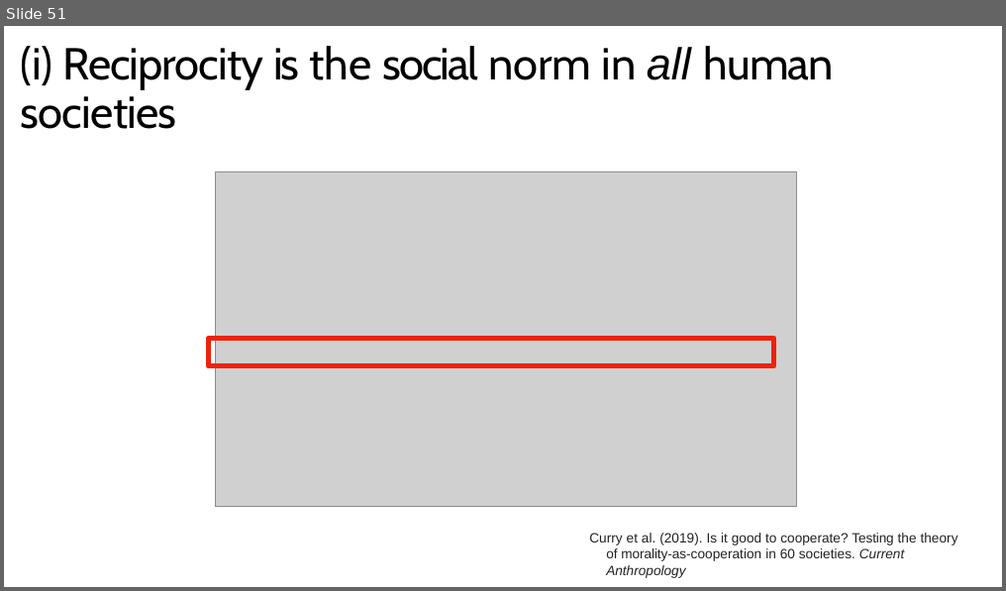
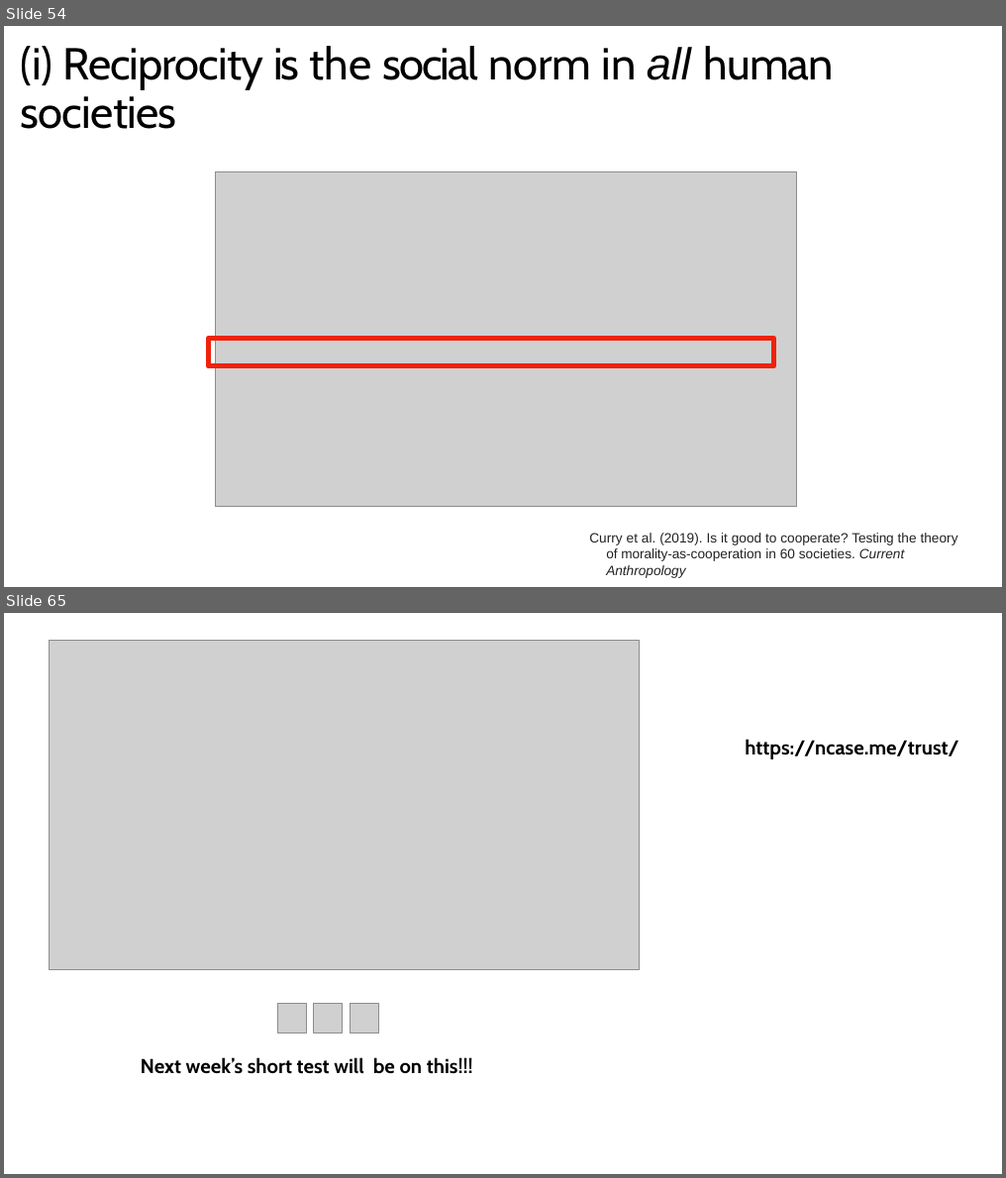
Before and after one commit to aminelasso/SOC501-2026, a slide deck: Week 3/Week 3.pptx. Shown one above the other, each under a label of ours: slide 51 before the commit, slides 54 and 65 after it; the slides between them are not shown. The pictures are 1006x591 and 1006x1178 pixels, drawn with LibreOffice and Linux fonts; fonts in the diff are those of the drawing; grey boxes stand for pictures. Boxes give left, top, right and bottom in pixels: in the first picture for what was removed or moved away, otherwise in the second. Text is boxed around its words. In the diff, an @@ line names an element or a change of style, - is before the commit and + after.

Commit message:
updated week 3

```diff
--- a/Week 3/Week 3.pptx
+++ b/Week 3/Week 3.pptx
@@ slide 65 added at bbox=[4, 613, 1002, 1174], background #FFFFFF @@
@@ picture added at bbox=[49, 640, 639, 970] @@
@@ text added at bbox=[745, 739, 959, 760], 19.4 pt, text #000000, bold @@
+https://ncase.me/trust/
@@ picture added at bbox=[277, 1004, 307, 1033] @@
@@ picture added at bbox=[313, 1004, 343, 1033] @@
@@ picture added at bbox=[350, 1004, 379, 1033] @@
@@ text added at bbox=[141, 1058, 473, 1074], 19.4 pt, text #000000, bold @@
+Next week’s short test will be on this!!!
@@ what was slide 51 is now slide 54 @@
```
Also in this commit, not shown: 11 slides changed, 23 other slides added, 2 slides removed.
